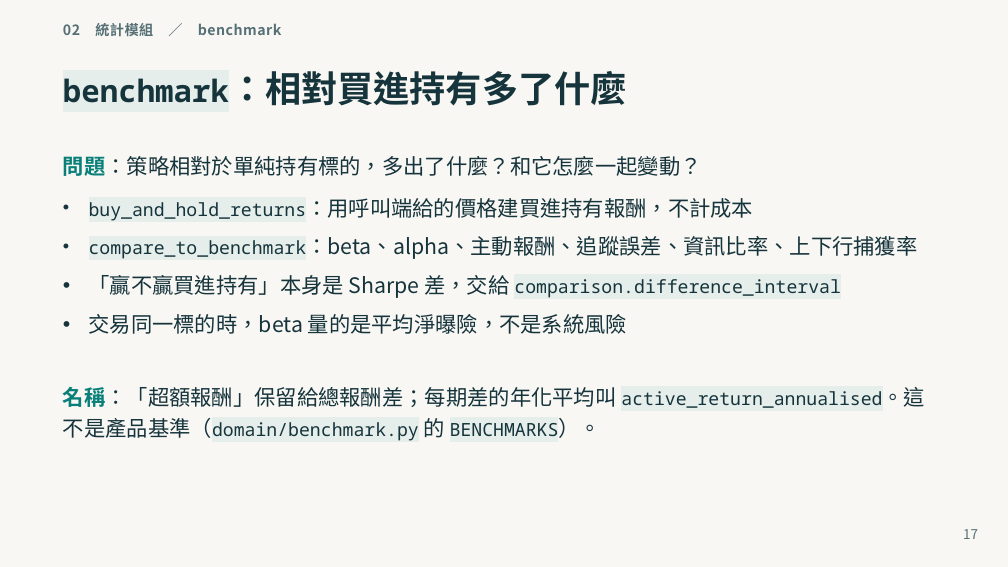
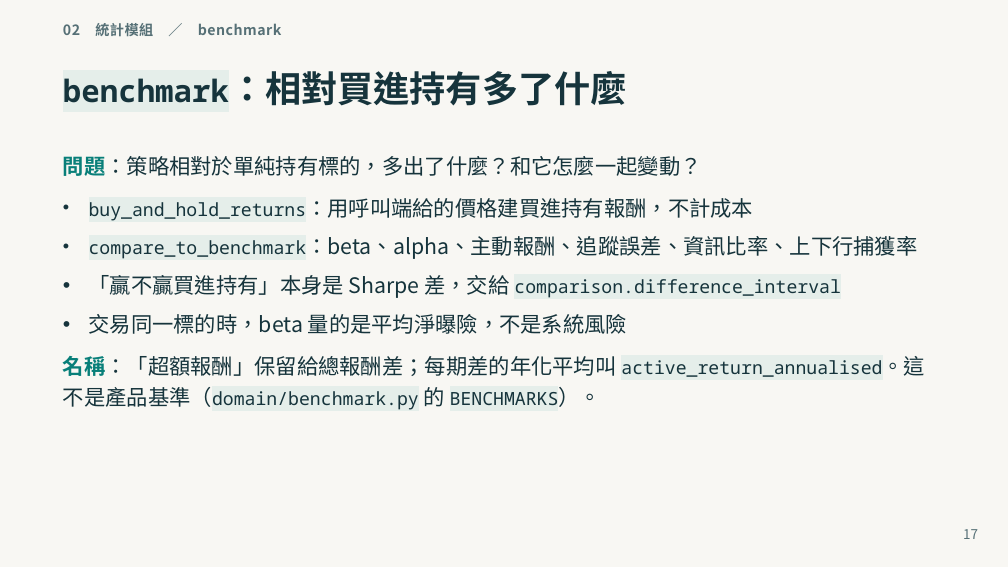
Before and after one commit to cklivse/tradingdev, a slide deck: slide 17 of talks/statistics-module/statistics-module.pptx. Drawn at 1008x567 pixels with LibreOffice and Linux fonts; fonts in the diff are those of the drawing. Boxes give left, top, right and bottom in pixels: in the first picture for what was removed or moved away, otherwise in the second. Text is boxed around its words. In the diff, an @@ line names an element or a change of style, - is before the commit and + after.

```diff
--- a/talks/statistics-module/statistics-module.pptx
+++ b/talks/statistics-module/statistics-module.pptx
@@ text "名稱：「超額報酬」保留給總報酬差；每期差的年化平均叫 active_return_annualised。這不是產品基準（ ...": place and size @@
-text "名稱：「超額報酬」保留給總報酬差；每期差的年化平均叫 active_return_annualised。這不是產品基準（ ..." at <box>63,387,926,441</box>
+text "名稱：「超額報酬」保留給總報酬差；每期差的年化平均叫 active_return_annualised。這不是產品基準（ ..." at <box>63,356,926,410</box>
```
Also in this commit, not shown: 3 other slides changed, 5 other files.
